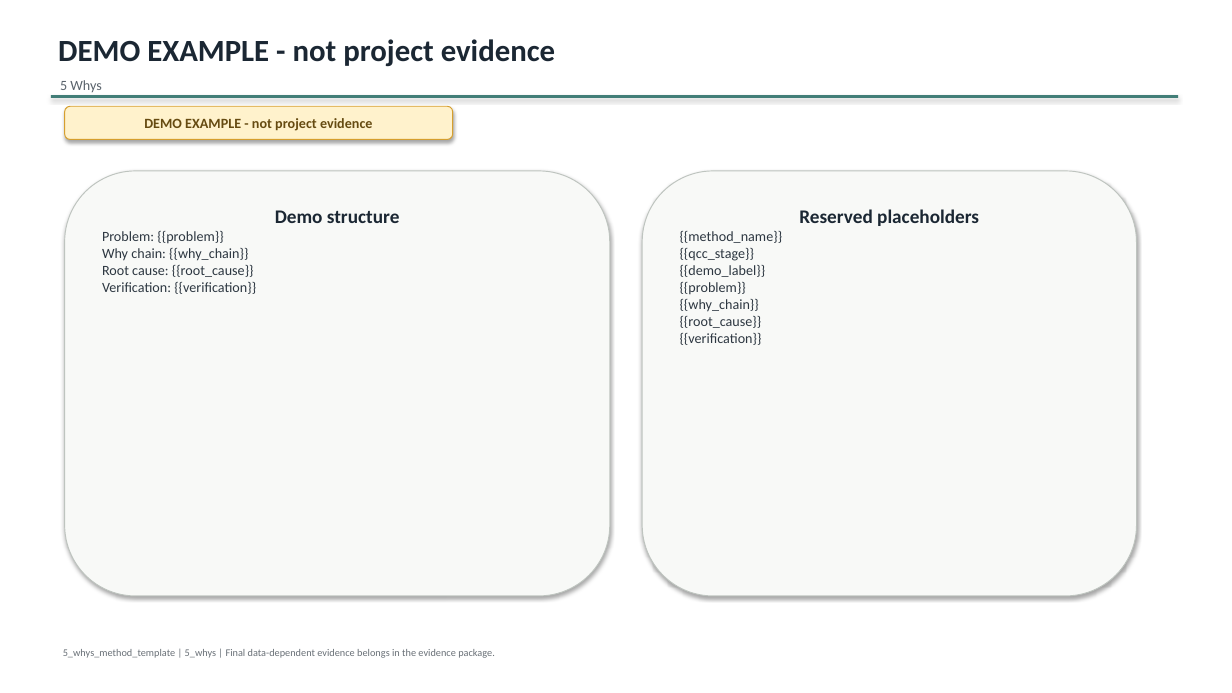
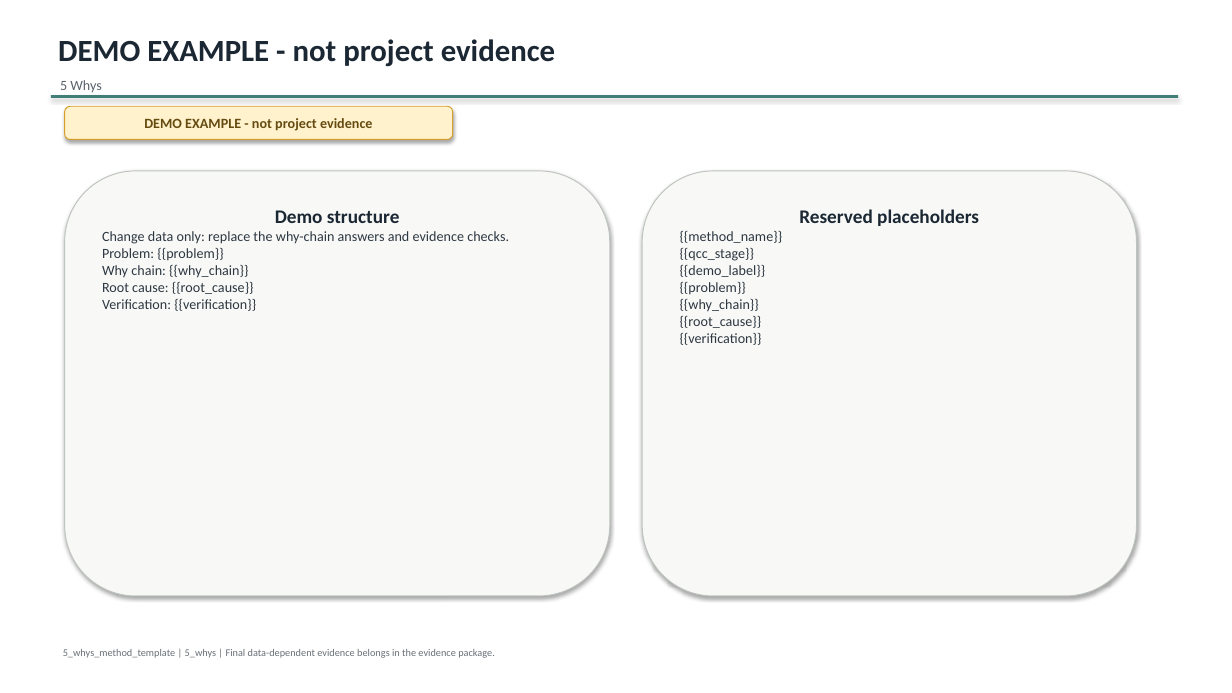
Before and after one commit to xiongxianfei/qcc-toolkit, a slide deck: slide 3 of templates/ppt/methods/5-whys-template.pptx (slide 2 before the commit). Drawn at 1232x693 pixels with LibreOffice and Linux fonts; fonts in the diff are those of the drawing. Boxes give left, top, right and bottom in pixels: in the first picture for what was removed or moved away, otherwise in the second. Text is boxed around its words. In the diff, an @@ line names an element or a change of style, - is before the commit and + after.

Commit message:
Make QCC PPT templates data-editable
Add data-entry slides, editable sample tables, and a Pareto chart data surface so users can adapt templates primarily by replacing data. Refresh PPTX asset tests and validation evidence.

```diff
--- a/templates/ppt/methods/5-whys-template.pptx
+++ b/templates/ppt/methods/5-whys-template.pptx
@@ text in rounded rectangle at [102, 231, 509, 244]: paragraph added @@
+Change data only: replace the why-chain answers and evidence checks.
```
Also in this commit, not shown: 1 other slide changed, 1 slide added, 15 other files.
